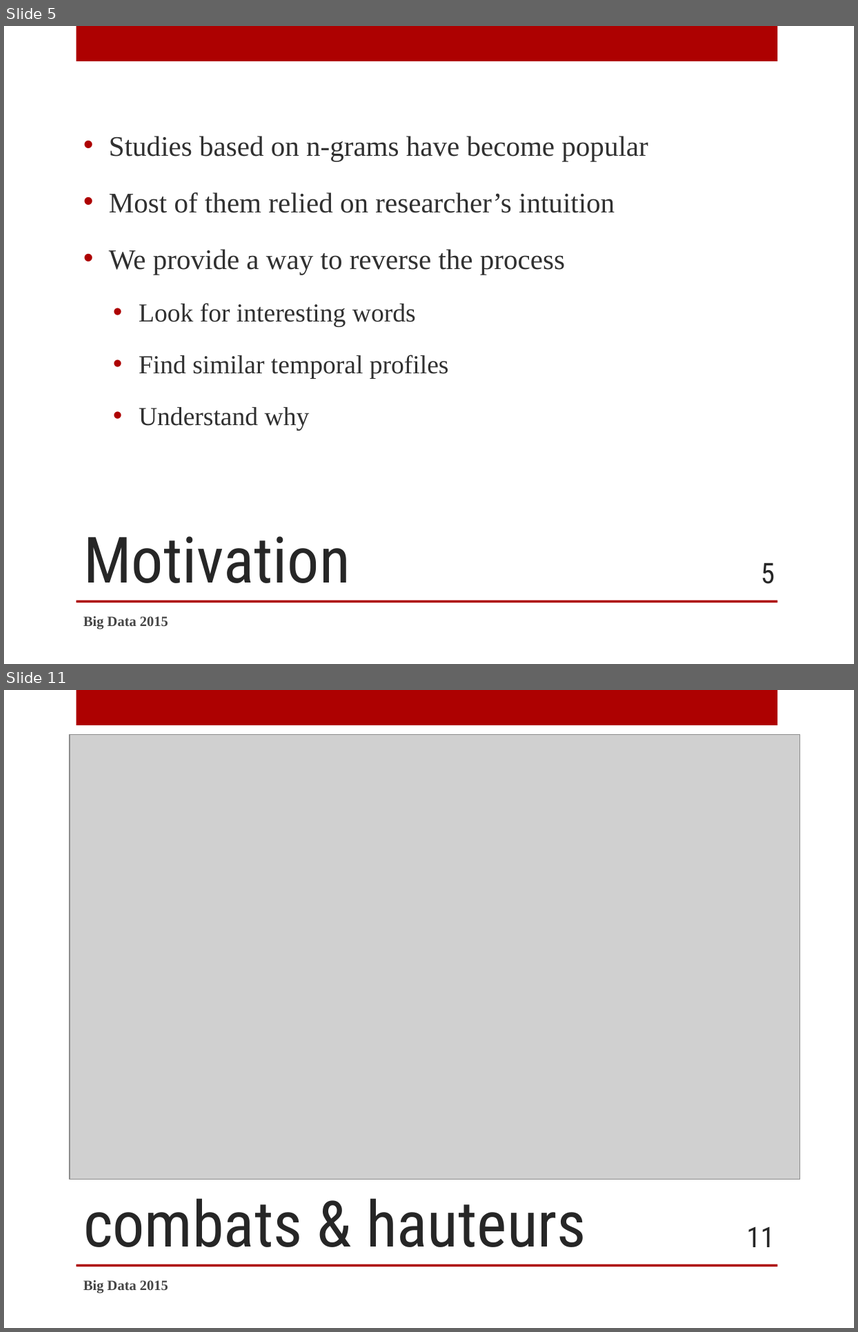
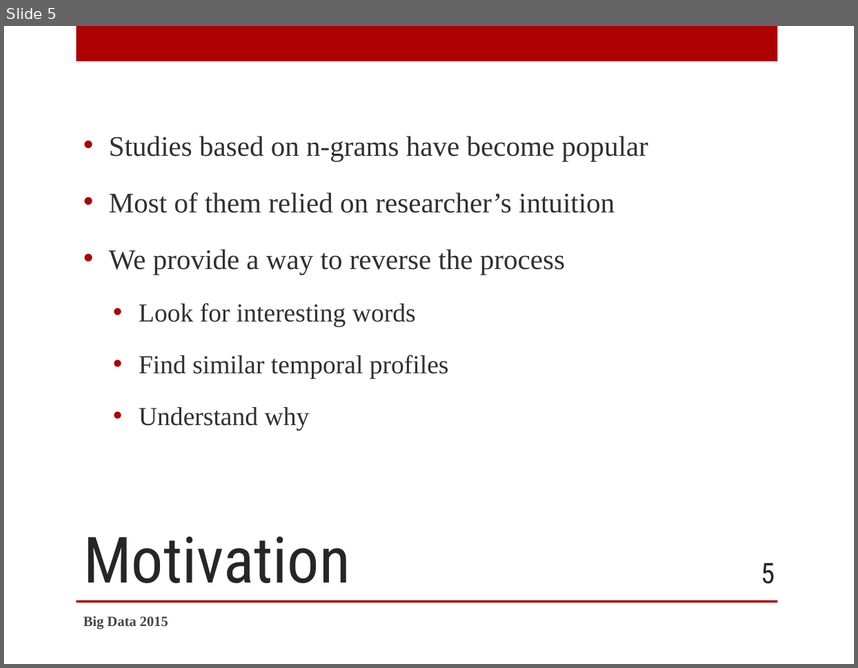
Before and after one commit to SidneyBovet/smargn, a slide deck: presentation/smargn-presentation.pptx. Shown one above the other, each under a label of ours: slides 5 and 11 before the commit, slide 5 after it; the slides between them are not shown. The pictures are 858x1332 and 858x668 pixels, drawn with LibreOffice and Linux fonts; fonts in the diff are those of the drawing; grey boxes stand for pictures; background and template pictures are left out. Boxes give left, top, right and bottom in pixels: in the first picture for what was removed or moved away, otherwise in the second. Text is boxed around its words. In the diff, an @@ line names an element or a change of style, - is before the commit and + after.

```diff
--- a/presentation/smargn-presentation.pptx
+++ b/presentation/smargn-presentation.pptx
@@ slide 11 removed at bbox=[4, 690, 854, 1328], background picture (left out); not listed: 2 template elements that a slide beside it also shows @@
@@ picture removed at bbox=[70, 734, 800, 1179] @@
@@ title removed at bbox=[83, 1198, 586, 1247] @@
-combats & hauteurs
@@ page number removed at bbox=[746, 1226, 775, 1247] @@
-11
@@ text removed at bbox=[83, 1280, 168, 1293] @@
-Big Data 2015
```
Also in this commit, not shown: 1 slide changed, 9 other slides removed, 2 other files.
